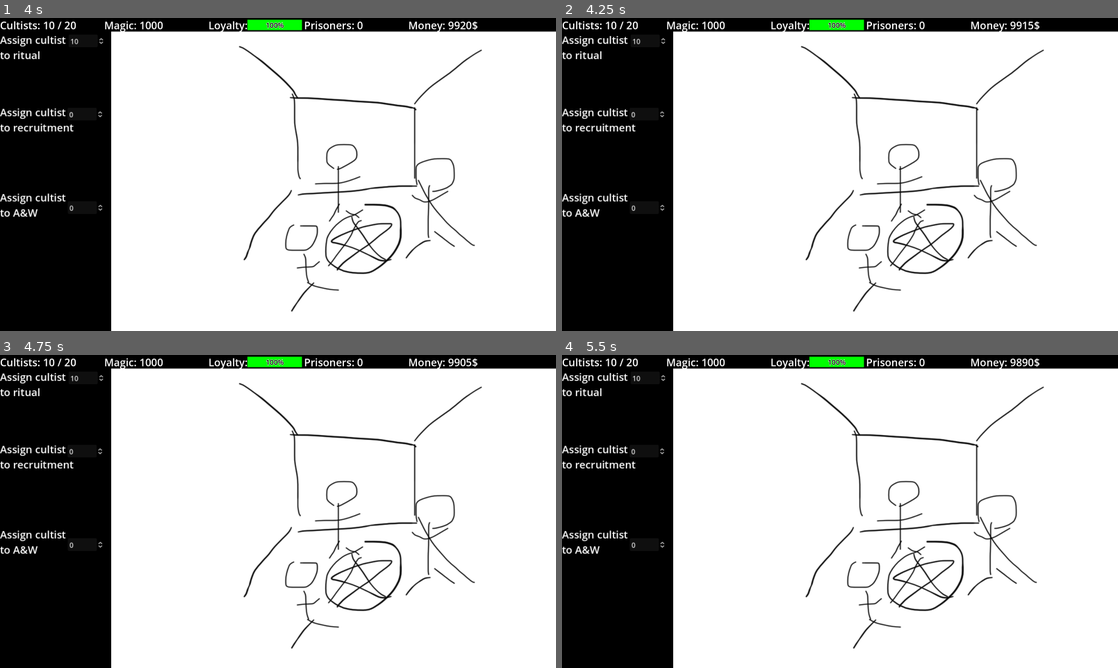
Above: before the commit, frames 1-4 (two rows, left to right).
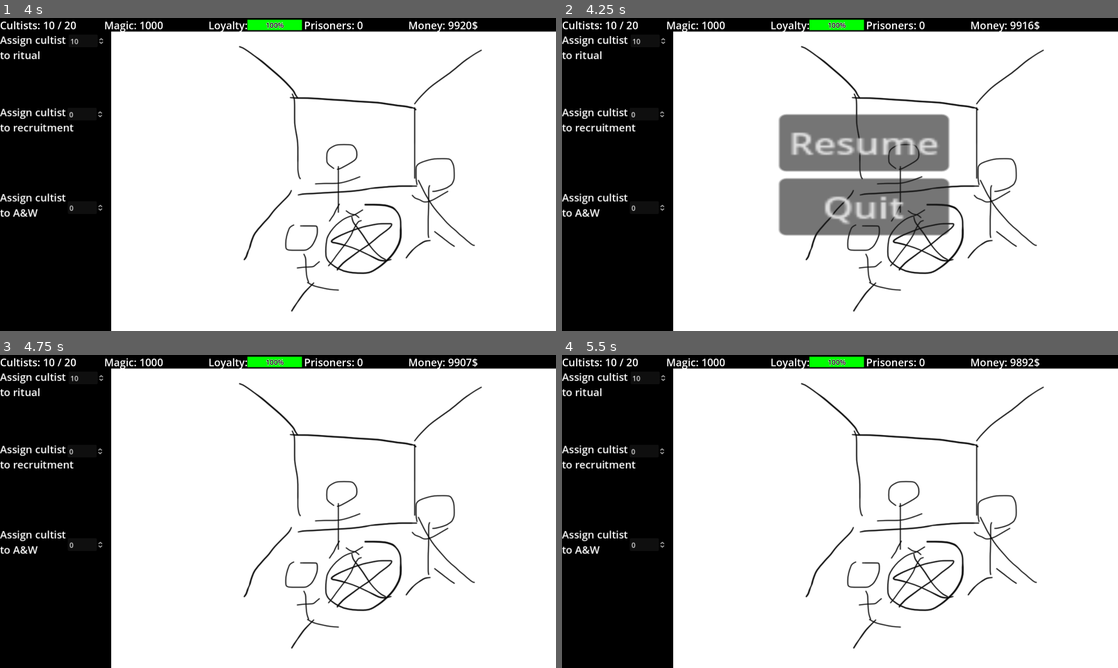
Above: after the commit, the same moments.

Repository: ShroomySquid/Ludum_Dare
Game: Godot game, scene res://node_2d.tscn
Same seed, same stepped clock (60 frames per second), same inputs: the game is played once before the commit and once after it.
Inputs (mouse positions are in pixels of both pictures, inside the frame that each line leads up to):
- Up to frame 1 (4 s): tap Enter at 0.5, 2, 3.5 s; tap Space at 1.25, 2.75 s
- Up to frame 2 (4.25 s): tap Escape (pause, bound only after the commit) at 4.15 s
- Up to frame 3 (4.75 s): click (300, 480) at 4.25 s, where only the run after the commit has a clickable "Resume"
- Up to frame 4 (5.5 s): no input

Frame 1 is identical in both runs. In frame 2, 11% of the frame differs, in the area x 38-85%, y 1-70%; in frame 3, less than 0.1%; in frame 4, less than 0.1%.

Commit message:
Pause menu now working with a pause button and a quit button

Diff:
--- a/ui_prototype/Control.gd
+++ b/ui_prototype/Control.gd
@@ -1,4 +1,5 @@
 extends Control
+@onready var menu = $"../Menu"
 var resources: Resource_container = Resource_container.new()
 var available_cultists = 0
 var peak_magic = 1000
@@ -7,6 +8,7 @@
 var cultists_in_job = 0
 var global_timer = 0
 var new_cultist_counter = 0
+var is_paused = false
 
 func _cultists_in_ritual(value: float):
 	cultists_in_ritual = $Cultist_Send.value
@@ -26,8 +28,19 @@
 		cultists_in_job = resources.get_re(Resources.r.CULTISTS) - cultists_in_recruitment - cultists_in_ritual
 	$Job_Send.value = cultists_in_job
 
+func pauseMenu():
+	if is_paused:
+		is_paused = false
+		Engine.time_scale = 1
+		menu.hide()
+	else:
+		is_paused = true
+		Engine.time_scale = 0
+		menu.show()
+
 # Called when the node enters the scene tree for the first time.
 func _ready():
+	menu.hide()
 	resources.set_re(Resources.r.CULTISTS, 20)
 	resources.set_re(Resources.r.MAGIC, 1000)
 	resources.set_re(Resources.r.LOYALTY, 100)
@@ -42,6 +55,8 @@
 
 # Called every frame. 'delta' is the elapsed time since the previous frame.
 func _process(delta):
+	if Input.is_action_just_pressed("pause"):
+		pauseMenu()
 	resources.add_re(Resources.r.GOLD, 10 * delta * cultists_in_job)
 	global_timer += delta
 	if (global_timer >= 900):
--- /dev/null
+++ b/ui_prototype/Menu/menu.gd
@@ -0,0 +1,15 @@
+extends Control
+
+@onready var main = $"../UI"
+
+func _ready():
+	pass # Replace with function body.
+
+func _process(delta):
+	pass
+
+func _on_resume_pressed():
+	main.pauseMenu()
+
+func _on_quit_pressed():
+	get_tree().quit()
--- /dev/null
+++ b/ui_prototype/Menu/menu.tscn
@@ -0,0 +1,33 @@
+[gd_scene load_steps=2 format=3 uid="uid://diejjpsf5s6pd"]
+
+[ext_resource type="Script" path="res://Menu/menu.gd" id="1_yrw7t"]
+
+[node name="Menu" type="Control"]
+layout_mode = 3
+anchors_preset = 15
+anchor_right = 1.0
+anchor_bottom = 1.0
+grow_horizontal = 2
+grow_vertical = 2
+scale = Vector2(0.679999, 0.680001)
+script = ExtResource("1_yrw7t")
+
+[node name="MarginContainer" type="MarginContainer" parent="."]
+layout_mode = 0
+offset_right = 70.0
+offset_bottom = 66.0
+scale = Vector2(16.4235, 12.371)
+
+[node name="VBoxContainer" type="VBoxContainer" parent="MarginContainer"]
+layout_mode = 2
+
+[node name="Resume" type="Button" parent="MarginContainer/VBoxContainer"]
+layout_mode = 2
+text = "Resume"
+
+[node name="Quit" type="Button" parent="MarginContainer/VBoxContainer"]
+layout_mode = 2
+text = "Quit"
+
+[connection signal="pressed" from="MarginContainer/VBoxContainer/Resume" to="." method="_on_resume_pressed"]
+[connection signal="pressed" from="MarginContainer/VBoxContainer/Quit" to="." method="_on_quit_pressed"]
--- a/ui_prototype/node_2d.tscn
+++ b/ui_prototype/node_2d.tscn
@@ -1,8 +1,9 @@
-[gd_scene load_steps=4 format=3 uid="uid://n1e4vd3wmgj4"]
+[gd_scene load_steps=5 format=3 uid="uid://n1e4vd3wmgj4"]
 
 [ext_resource type="Texture2D" uid="uid://b41stcd6g33mi" path="res://background.png" id="1_paqku"]
 [ext_resource type="PackedScene" uid="uid://dqh3trwm4smod" path="res://ui.tscn" id="2_iytib"]
 [ext_resource type="PackedScene" uid="uid://ci01t38757bvr" path="res://view.tscn" id="3_gmkf1"]
+[ext_resource type="PackedScene" uid="uid://diejjpsf5s6pd" path="res://Menu/menu.tscn" id="4_dhysq"]
 
 [node name="Untitled Cult Game" type="Node2D"]
 
@@ -16,3 +17,9 @@
 [node name="UI" parent="." instance=ExtResource("2_iytib")]
 
 [node name="View" parent="." instance=ExtResource("3_gmkf1")]
+
+[node name="Menu" parent="." instance=ExtResource("4_dhysq")]
+offset_left = 1000.0
+offset_top = 444.0
+offset_right = 1000.0
+offset_bottom = 444.0
--- a/ui_prototype/project.godot
+++ b/ui_prototype/project.godot
@@ -19,3 +19,11 @@
 
 window/size/viewport_width=2560
 window/size/viewport_height=1440
+
+[input]
+
+pause={
+"deadzone": 0.5,
+"events": [Object(InputEventKey,"resource_local_to_scene":false,"resource_name":"","device":-1,"window_id":0,"alt_pressed":false,"shift_pressed":false,"ctrl_pressed":false,"meta_pressed":false,"pressed":false,"keycode":0,"physical_keycode":4194305,"key_label":0,"unicode":0,"echo":false,"script":null)
+]
+}
